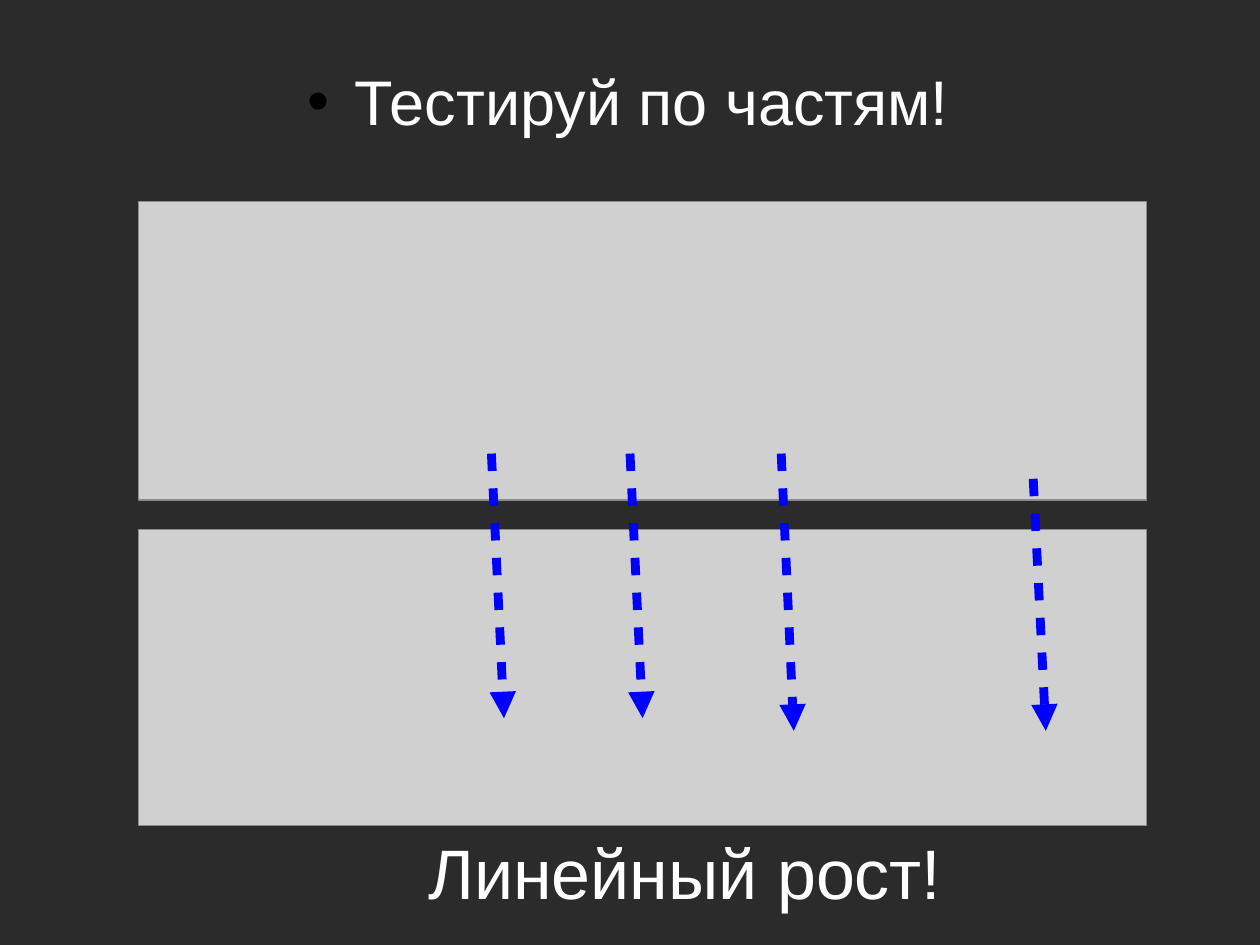
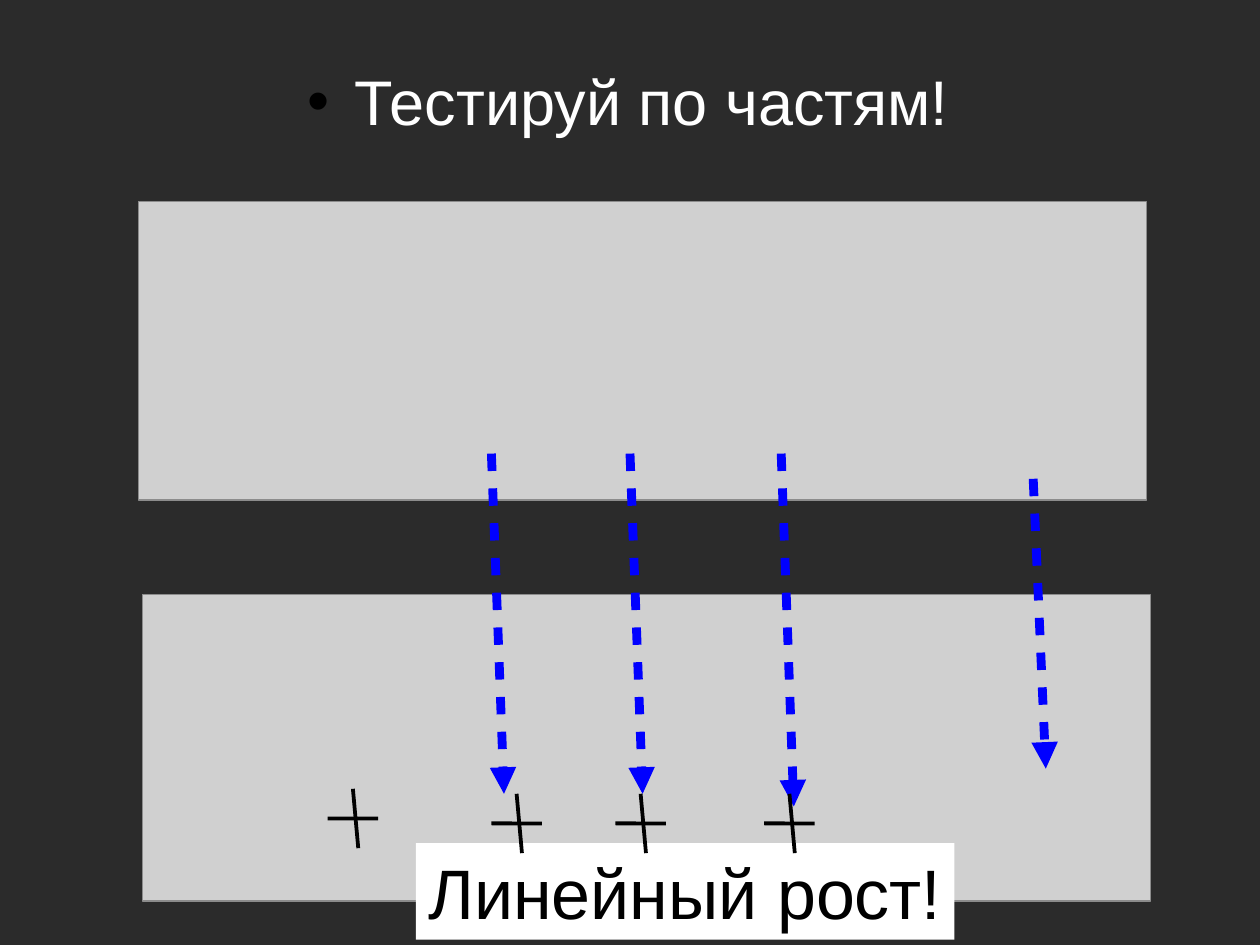
Before and after one commit to asolntsev/presentations, a slide deck: slide 18 of ui-tests/the_fast_and_the_continuous.seleniumcamp2014.odp. Drawn at 1260x945 pixels with LibreOffice and Linux fonts; fonts in the diff are those of the drawing; grey boxes stand for pictures; background and template pictures are left out; a plain dark background stands for a picture behind light text. Boxes give left, top, right and bottom in pixels: in the first picture for what was removed or moved away, otherwise in the second. Text is boxed around its words. In the diff, an @@ line names an element or a change of style, - is before the commit and + after.

Commit message:
more funny pictures

```diff
--- a/ui-tests/the_fast_and_the_continuous.seleniumcamp2014.odp
+++ b/ui-tests/the_fast_and_the_continuous.seleniumcamp2014.odp
@@ arrow moved from (491, 454) - (504, 718) to (491, 454) - (504, 794) @@
@@ arrow moved from (630, 454) - (643, 718) to (630, 454) - (643, 794) @@
@@ arrow moved from (781, 454) - (794, 731) to (781, 454) - (794, 806) @@
@@ arrow moved from (1033, 479) - (1046, 731) to (1033, 479) - (1046, 769) @@
@@ picture: place and size @@
-picture at <box>139,529,1147,825</box>
+picture at <box>142,595,1150,901</box>
@@ line added from (353, 789) to (358, 848), #000000 2.15 pt @@
@@ line added from (517, 794) to (522, 853), #000000 2.15 pt @@
@@ line added from (640, 794) to (646, 853), #000000 2.15 pt @@
@@ line added from (790, 794) to (795, 853), #000000 2.15 pt @@
@@ line added from (328, 819) to (378, 819), #000000 2.15 pt @@
@@ line added from (491, 823) to (542, 823), #000000 2.15 pt @@
@@ line added from (615, 823) to (665, 823), #000000 2.15 pt @@
@@ line added from (765, 823) to (815, 823), #000000 2.15 pt @@
@@ rectangle "Линейный рост!": place and size @@
-rectangle "Линейный рост!" at <box>428,847,941,912</box>
+rectangle "Линейный рост!" at <box>416,843,954,940</box>
@@ rectangle "Линейный рост!" at <box>416,843,954,940</box>: text colour #FFFFFF to #000000; fill none to #FFFFFF @@
```
Also in this commit, not shown: 3 other slides changed.
